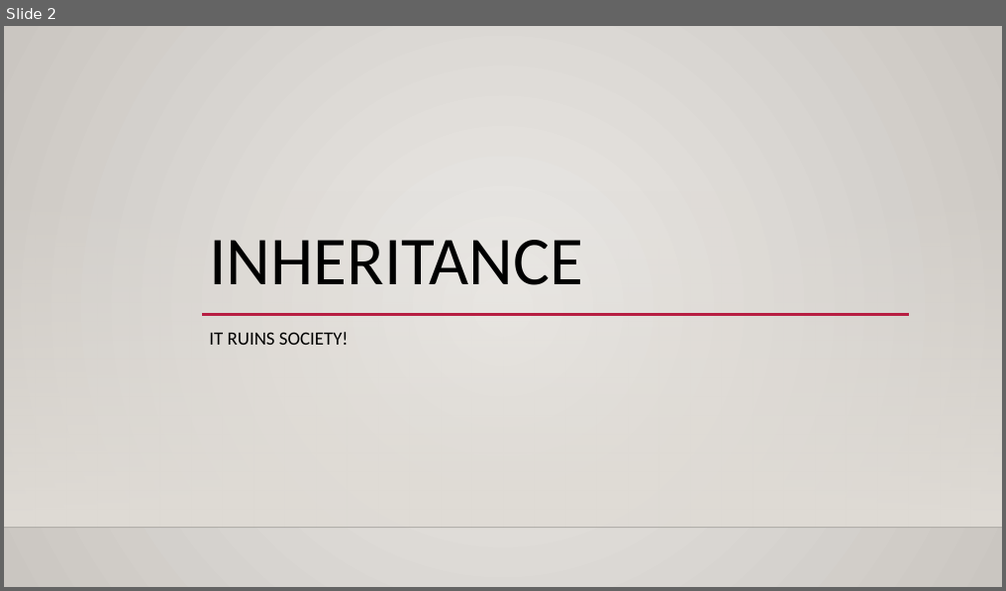
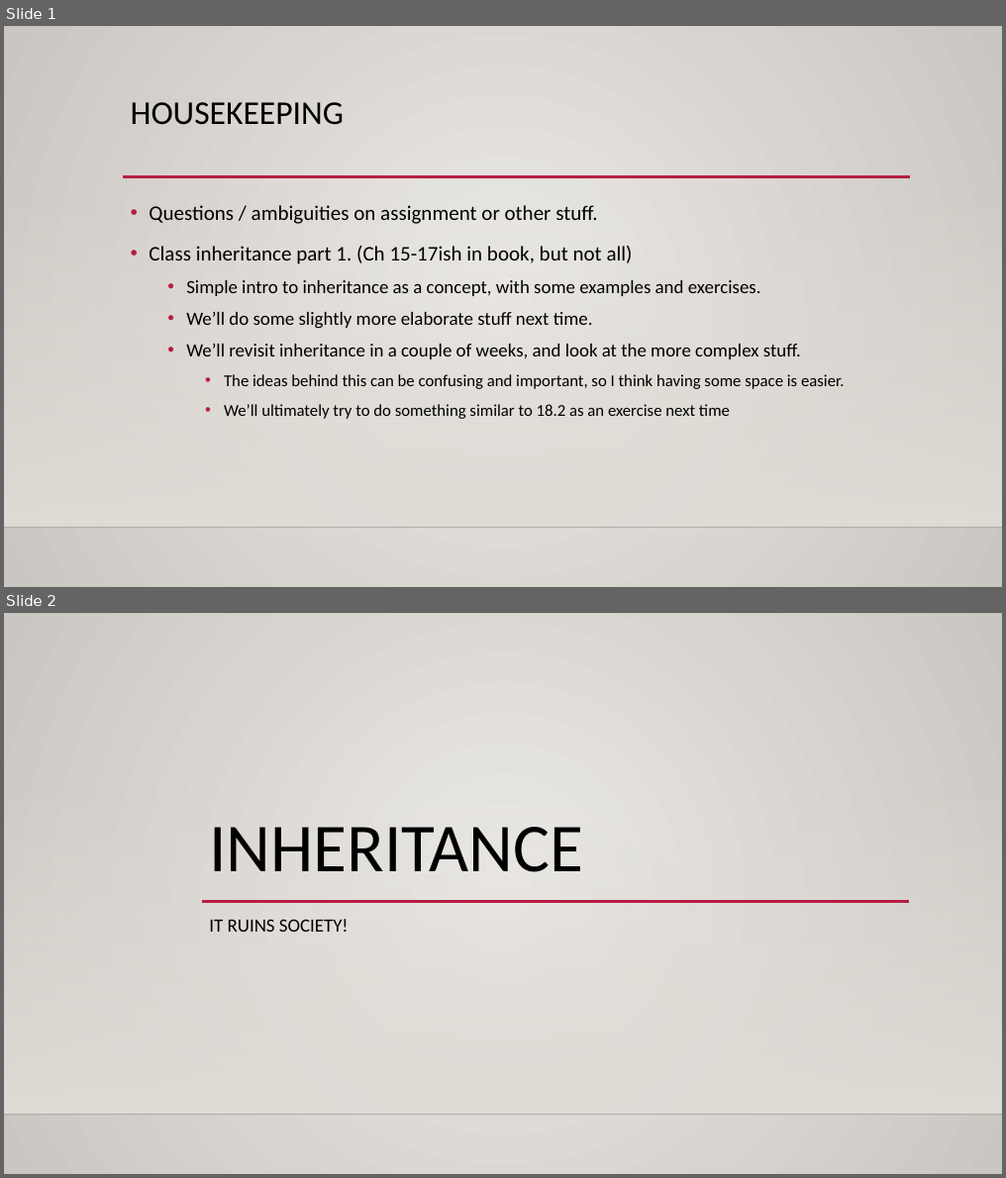
Before and after one commit to okohnkay/Programming_Basics_for_ML, a slide deck: course_material/slides/inheritance.pptx. Shown one above the other, each under a label of ours: slide 2 before the commit, slides 1 and 2 after it. The pictures are 1006x591 and 1006x1178 pixels, drawn with LibreOffice and Linux fonts; fonts in the diff are those of the drawing; background and template pictures are left out. Boxes give left, top, right and bottom in pixels: in the first picture for what was removed or moved away, otherwise in the second. Text is boxed around its words. In the diff, an @@ line names an element or a change of style, - is before the commit and + after.

```diff
--- a/course_material/slides/inheritance.pptx
+++ b/course_material/slides/inheritance.pptx
@@ slide 1 added at bbox=[4, 26, 1002, 587], background gradient #ECEAE7 to #CAC7C1; not listed: 2 template elements that a slide beside it also shows @@
@@ title added at bbox=[131, 102, 344, 125], 32 pt, text #000000 @@
+HOUSEKEEPING
@@ line added from (123, 177) to (910, 177), #B71E42 2.5 pt @@
@@ text added at bbox=[149, 205, 844, 419], 18 pt, text #000000 @@
+• Questions / ambiguities on assignment or other stuff.
+• Class inheritance part 1. (Ch 15-17ish in book, but not all)
+  • Simple intro to inheritance as a concept, with some examples and exercises.
+  • We’ll do some slightly more elaborate stuff next time.
+  • We’ll revisit inheritance in a couple of weeks, and look at the more complex stuff.
+    • The ideas behind this can be confusing and important, so I think having some space is easier.
+    • We’ll ultimately try to do something similar to 18.2 as an exercise next time
```
Also in this commit, not shown: 3 slides changed, 5 other slides added, 1 slide removed.
